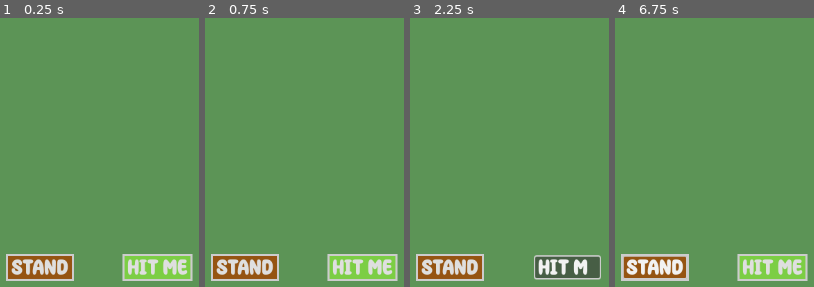
Above: before the commit, frames 1-4 (left to right).
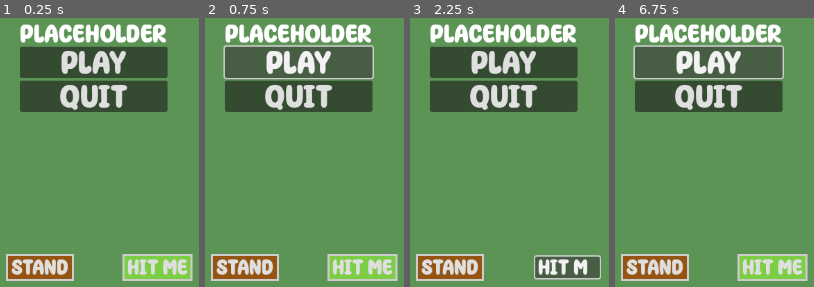
Above: after the commit, the same moments.

Repository: mateycardula/blackjack-godot
Game: Godot game, scene res://Scenes/table.tscn
Two runs of this game, one before a commit and one after it. Both use one fixed random seed, a clock stepped at 60 frames per second and the inputs below.
Inputs (mouse positions are in pixels of both pictures, inside the frame that each line leads up to):
- Up to frame 1 (0.25 s): no input
- Up to frame 2 (0.75 s): click (298, 61) at 0.5 s, where only the run after the commit has a clickable "PLAY"
- Up to frame 3 (2.25 s): click (503, 61) at 1.25 s, where only the run after the commit has a clickable "PLAY"; click "HIT ME" at 2 s
- Up to frame 4 (6.75 s): click "STAND" at 2.75 s; click "HIT ME" at 3.5 s; click "STAND" at 4.25 s; click "HIT ME" at 5 s; click "STAND" at 5.75 s; click (708, 61) at 6.5 s, where only the run after the commit has a clickable "PLAY"

The runs differ from the first frame. In frame 1, 21% of the frame differs, in the area x 10-85%, y 2-35%; in frame 2, 22%; in frame 3, 21%; in frame 4, 22%, in the area x 4-85%, y 2-98%.
Error in both runs: Invalid access to property or key 'LOCK_INPUT' on a base object of type 'null instance'. (res://Scripts/regular_player.gd:13)

Commit message:
Demo gameplay loop

Diff:
--- /dev/null
+++ b/Enums/states.gd
@@ -0,0 +1,10 @@
+class_name states_enum extends Node
+
+enum STATES {
+	VICTORY,
+	BLACKJACK,
+	DRAW,
+	LOSE,
+	GOOD_LUCK,
+	ERROR
+}
--- a/Scenes/table.tscn
+++ b/Scenes/table.tscn
@@ -7,13 +7,26 @@
 [ext_resource type="Script" path="res://Clock.gd" id="5_fkr3n"]
 [ext_resource type="Script" path="res://Scripts/Time based functions/TimeControl.gd" id="6_hnvjf"]
 [ext_resource type="PackedScene" uid="uid://c863hboj2issh" path="res://Scenes/dealer.tscn" id="7_iongo"]
+[ext_resource type="FontFile" uid="uid://c72c1a465br4p" path="res://Assets/MotleyForcesRegular-w1rZ3.ttf" id="8_58jjn"]
 
-[node name="Table" type="Node2D" node_paths=PackedStringArray("table_deck", "player", "dealer", "time_control")]
+[sub_resource type="GDScript" id="GDScript_bsyxx"]
+resource_name = "announce_label"
+script/source = "extends Label
+
+func draw_announcement(_text : String, color : Color):
+	text = _text
+	modulate = color
+	pass
+"
+
+[node name="Table" type="Node2D" node_paths=PackedStringArray("table_deck", "player", "dealer", "time_control", "buttons", "announce_label")]
 script = ExtResource("1_y5mtw")
 table_deck = NodePath("Deck")
 player = NodePath("RegularPlayer")
 dealer = NodePath("Dealer")
 time_control = NodePath("TimeControl")
+buttons = NodePath("CanvasLayer/Buttons")
+announce_label = NodePath("CanvasLayer/Buttons/Label")
 
 [node name="SignalDataHolder" type="Node" parent="."]
 script = ExtResource("2_llhaa")
@@ -41,4 +54,37 @@
 [node name="Dealer" parent="." instance=ExtResource("7_iongo")]
 position = Vector2(576, 160)
 
+[node name="CanvasLayer" type="CanvasLayer" parent="."]
+
+[node name="Buttons" type="VBoxContainer" parent="CanvasLayer"]
+offset_left = 464.0
+offset_top = 248.0
+offset_right = 677.0
+offset_bottom = 375.0
+pivot_offset = Vector2(112, 64)
+
+[node name="Label" type="Label" parent="CanvasLayer/Buttons"]
+layout_mode = 2
+theme_override_fonts/font = ExtResource("8_58jjn")
+theme_override_font_sizes/font_size = 36
+text = "Placeholder"
+horizontal_alignment = 1
+uppercase = true
+script = SubResource("GDScript_bsyxx")
+
+[node name="Start" type="Button" parent="CanvasLayer/Buttons"]
+layout_mode = 2
+theme_override_fonts/font = ExtResource("8_58jjn")
+theme_override_font_sizes/font_size = 46
+text = "PLAY"
+icon_alignment = 1
+
+[node name="Quit" type="Button" parent="CanvasLayer/Buttons"]
+layout_mode = 2
+theme_override_fonts/font = ExtResource("8_58jjn")
+theme_override_font_sizes/font_size = 46
+text = "QUIT"
+icon_alignment = 1
+
 [connection signal="timeout" from="Clock" to="Clock" method="_on_timeout"]
+[connection signal="pressed" from="CanvasLayer/Buttons/Start" to="." method="_on_start_pressed"]
--- a/Scripts/Deck.gd
+++ b/Scripts/Deck.gd
@@ -7,17 +7,10 @@
 func _ready():
 	listener = SignalListener.new()
 	add_child(listener)
-
 	for card_resource in card_resources:
 		for i in 4:
 			create_card(card_resource, i)
 
-	shuffle()
-	#deck_cards.shuffle()
-	#var card_node : Card
-	#card_node = deck_cards.pop_back()
-	#card_node.set_flipped(false)
-	#add_child(card_node)
 
 func create_card(card_resource : CardResource, variation : int):
 	var new_card = Card.new()
@@ -37,12 +30,10 @@
 	dealt_cards.append(card_to_deal)
 
 func take_cards():
-
 	for card in dealt_cards:
 		var new_card = Card.new()
 		new_card.create(card.visible_texture, card.value)
 		deck_cards.append(new_card)
 		card.queue_free()
-
-	print(deck_cards.back())
+	shuffle()
 	dealt_cards.clear()
--- a/Scripts/Signal dataholder/SignalDataholder.gd
+++ b/Scripts/Signal dataholder/SignalDataholder.gd
@@ -4,5 +4,6 @@
 signal PLAYER_READY()
 signal HIT(player : Player)
 signal DEALER_TURN()
-signal PLAYER_DREW_OVER_21()
+signal PLAYER_DREW_OVER_21(score:int)
 signal LOCK_INPUT(flag : bool)
+signal START()
--- a/Scripts/dealer.gd
+++ b/Scripts/dealer.gd
@@ -9,10 +9,11 @@
 	pass
 
 func reveal():
+	await time_controller.wait_for(10)
 	cards.back().set_face(face_enum.FACES.FRONT)
 
 func start_turn():
-	reveal()
+	await reveal()
 	while card_sum < 17:
 		await time_controller.wait_for(10)
 		publish_signal.all_signals.HIT.emit(self)
--- a/Scripts/regular_player.gd
+++ b/Scripts/regular_player.gd
@@ -21,8 +21,8 @@
 	else:
 		card_sum+=card.value
 
-	if(card_sum > 21):
-		publish_signal.all_signals.PLAYER_DREW_OVER_21.emit()
+	if(card_sum >= 21):
+		publish_signal.all_signals.PLAYER_DREW_OVER_21.emit(card_sum)
 	pass
 
 func lock_input(flag : bool):
--- a/Scripts/table.gd
+++ b/Scripts/table.gd
@@ -5,6 +5,8 @@
 @export var dealer : Dealer
 
 @export var time_control : TimeControl
+@export var buttons : VBoxContainer
+@export var announce_label : Label
 
 var listener : SignalListener
 var publish_signal : SignalPublisher
@@ -17,31 +19,51 @@
 	listener.subscribe(hit, listener.all_signals.HIT)
 	listener.subscribe(player_drew_over_21, listener.all_signals.PLAYER_DREW_OVER_21)
 	listener.subscribe(start_dealer_turn, listener.all_signals.DEALER_TURN)
-
 	start_round()
 
 func hit(player : Player):
 	table_deck.deal_to(player, face_enum.FACES.FRONT)
 	pass
 
-
 func start_dealer_turn():
+	lock_player_input(true)
 	await dealer.start_turn()
 	print("ROUND FINISHED")
-	await time_control.wait_for(10)
 	start_round()
-	pass
 
-func player_drew_over_21():
-	dealer.reveal()
-	await time_control.wait_for(10)
-	table_deck.take_cards()
+
+func player_drew_over_21(score:int):
+	if(score==21):
+		print("BLACKJACK")
+		start_dealer_turn()
+	else:
+		await dealer.reveal()
+		start_round()
 
 func start_round():
+	calculate()
+	lock_player_input(true)
+	await wait_for_start_input()
+	reset_table()
+	await initial_deal()
+	lock_player_input(false)
+
+
+func reset_table():
 	table_deck.take_cards()
 	player.reset()
 	dealer.reset()
-	publish_signal.all_signals.LOCK_INPUT.emit(true)
+
+func wait_for_start_input():
+	buttons.visible = true
+	await listener.all_signals.START
+	buttons.visible = false
+
+func _on_start_pressed():
+	publish_signal.all_signals.START.emit()
+	pass # Replace with function body.
+
+func initial_deal():
 	await time_control.wait_for(10)
 	table_deck.deal_to(player, face_enum.FACES.FRONT)
 	await time_control.wait_for(10)
@@ -50,5 +72,51 @@
 	table_deck.deal_to(player, face_enum.FACES.FRONT)
 	await time_control.wait_for(10)
 	table_deck.deal_to(dealer, face_enum.FACES.BACK)
-	publish_signal.all_signals.LOCK_INPUT.emit(false)
-	pass
+
+func calculate():
+	if(player.card_sum == 0):
+		announce(states_enum.STATES.GOOD_LUCK)
+		return
+	if(dealer.card_sum>21):
+		announce(states_enum.STATES.VICTORY)
+		return
+	if(player.card_sum == dealer.card_sum):
+		announce(states_enum.STATES.DRAW)
+		return
+	if(player.card_sum>21):
+		announce(states_enum.STATES.LOSE)
+		return
+
+	if(player.card_sum == 21):
+		announce(states_enum.STATES.BLACKJACK)
+		return
+	if(dealer.card_sum > player.card_sum):
+		announce(states_enum.STATES.LOSE)
+		return
+
+	announce(states_enum.STATES.ERROR)
+
+
+
+func lock_player_input(flag : bool):
+	publish_signal.all_signals.LOCK_INPUT.emit(flag)
+
+func announce(state : states_enum.STATES):
+
+	match state:
+		states_enum.STATES.VICTORY:
+			#announce_label.text = "You won"
+			announce_label.draw_announcement("You won", Color.LAWN_GREEN)
+		states_enum.STATES.DRAW:
+			#announce_label.text = "Draw"
+			announce_label.draw_announcement("Draw", Color.ORANGE)
+		states_enum.STATES.BLACKJACK:
+			#announce_label.text = "Blackjack!"
+			announce_label.draw_announcement("Blackjack!", Color.GOLD)
+		states_enum.STATES.GOOD_LUCK:
+			#announce_label.text = "Good luck"
+			announce_label.draw_announcement("Good luck!", Color.LAWN_GREEN)
+		states_enum.STATES.LOSE:
+			announce_label.draw_announcement("YOU LOST", Color.CRIMSON)
+		_:
+			announce_label.draw_announcement("ERROR :(", Color.CRIMSON)
Not shown: 1 places in Scenes/table.tscn that only renumber resources
